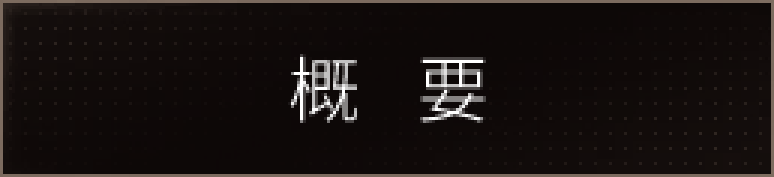
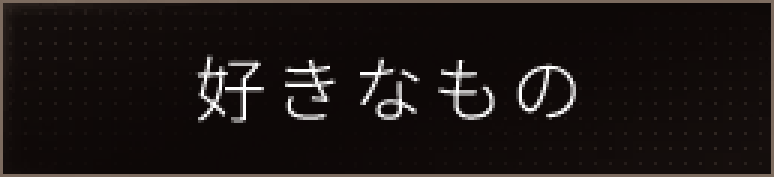
Layer changes from the first 774x177 image to the second:
renamed "概要" to "概要と背景", hid it, painted on it over [195,54,576,123]
renamed "メインストーリー" to "好きなもの", showed it, painted on it over [195,54,576,123]
